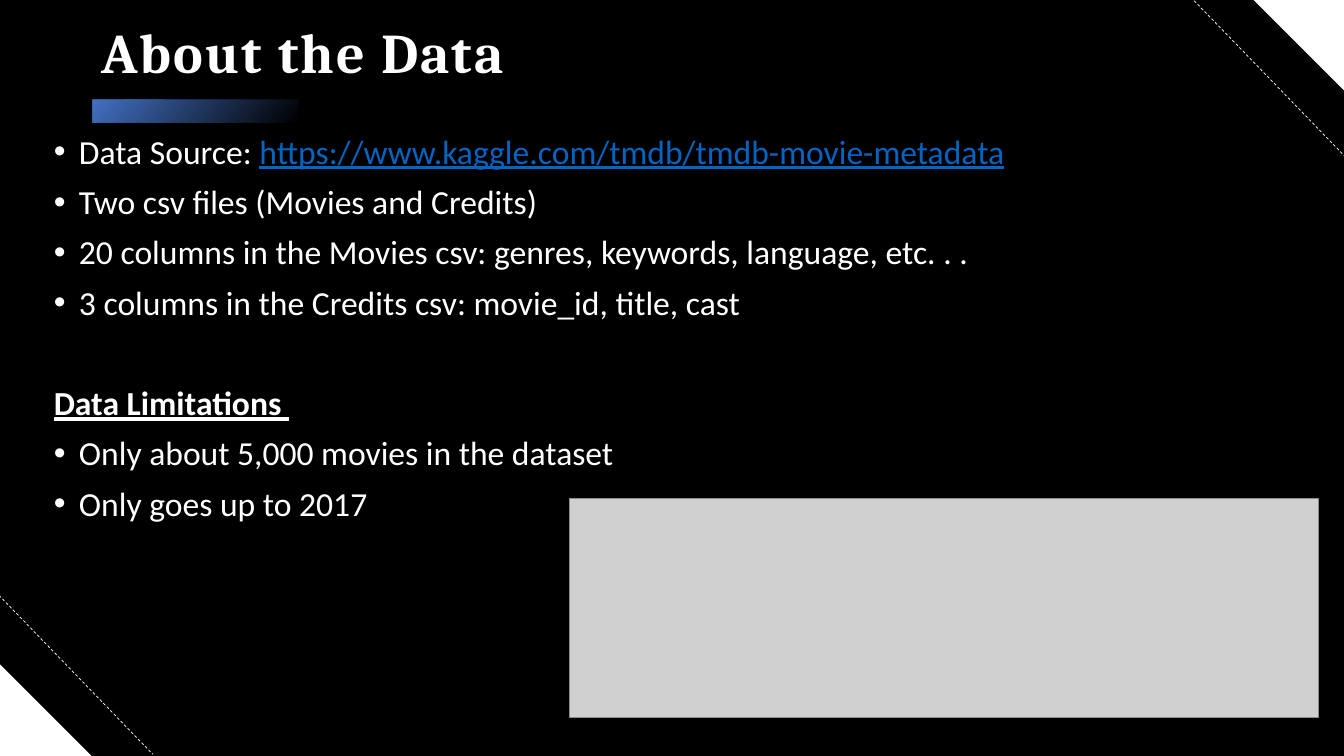
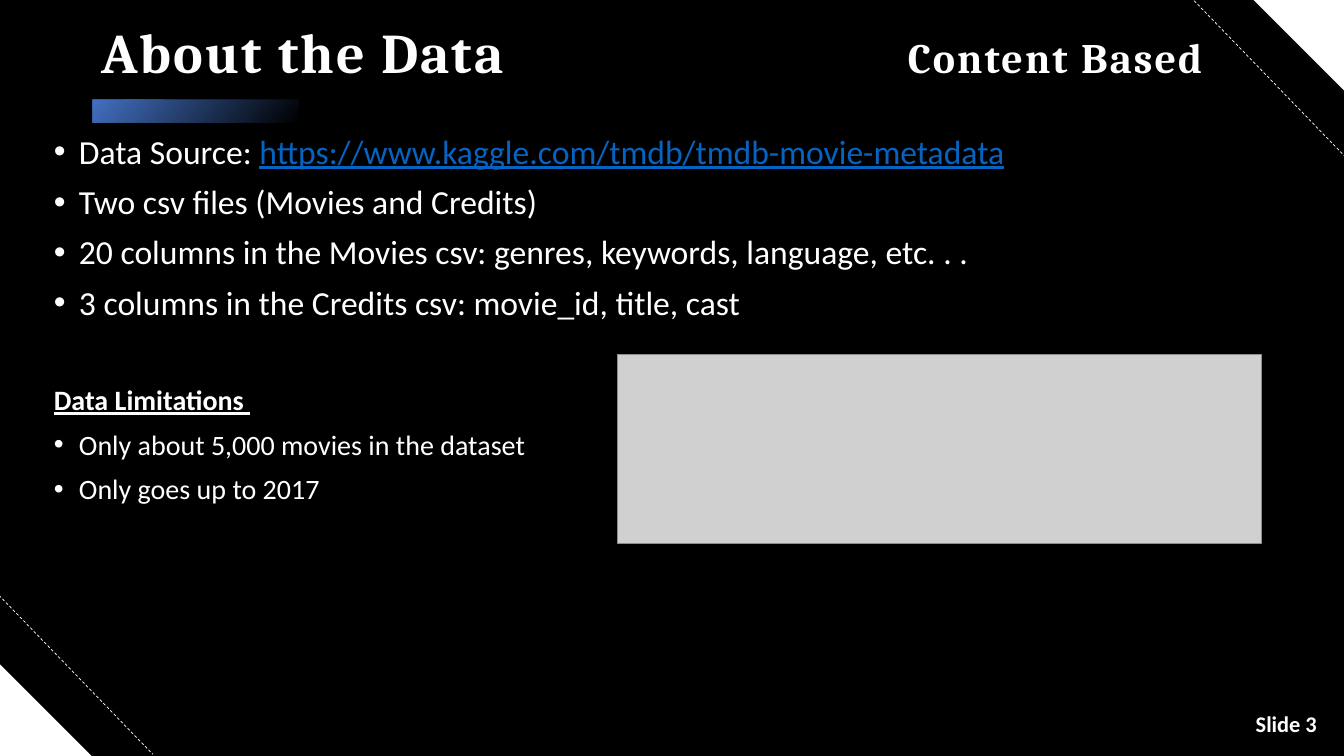
Before and after one commit to cseebec/Movie_Recommendation_P4, a slide deck: slide 4 of Movie Recommendation Systems.pptx. Drawn at 1344x756 pixels with LibreOffice and Linux fonts; fonts in the diff are those of the drawing; grey boxes stand for pictures; background and template pictures are left out. Boxes give left, top, right and bottom in pixels: in the first picture for what was removed or moved away, otherwise in the second. Text is boxed around its words. In the diff, an @@ line names an element or a change of style, - is before the commit and + after.

```diff
--- a/Movie Recommendation Systems.pptx
+++ b/Movie Recommendation Systems.pptx
@@ title at bbox=[102, 34, 1202, 74]: text changed @@
-About the Data
+About the Data Content Based
@@ picture: place and size @@
-picture at bbox=[570, 498, 1319, 717]
+picture at bbox=[617, 355, 1261, 543]
@@ text at bbox=[54, 390, 525, 504]: size 24 to 20 pt in "Data Limitations", "Only about 5,000 movies in the dataset", "Only goes up to 2017" @@
@@ text added at bbox=[1256, 716, 1316, 732], 16 pt, text #FFFFFF, bold @@
+Slide 3
```
Also in this commit, not shown: 9 other slides changed, 4 slides added.
